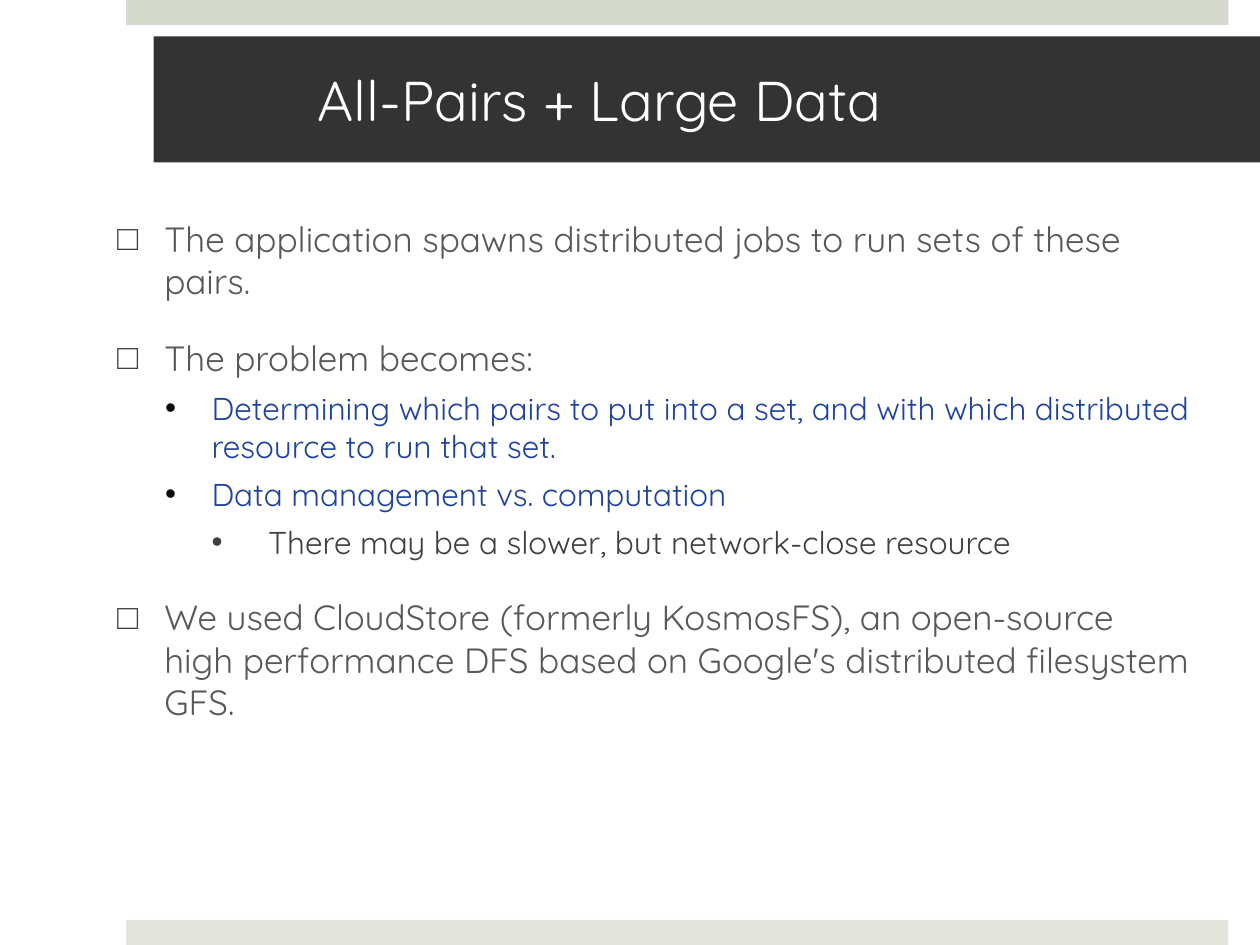
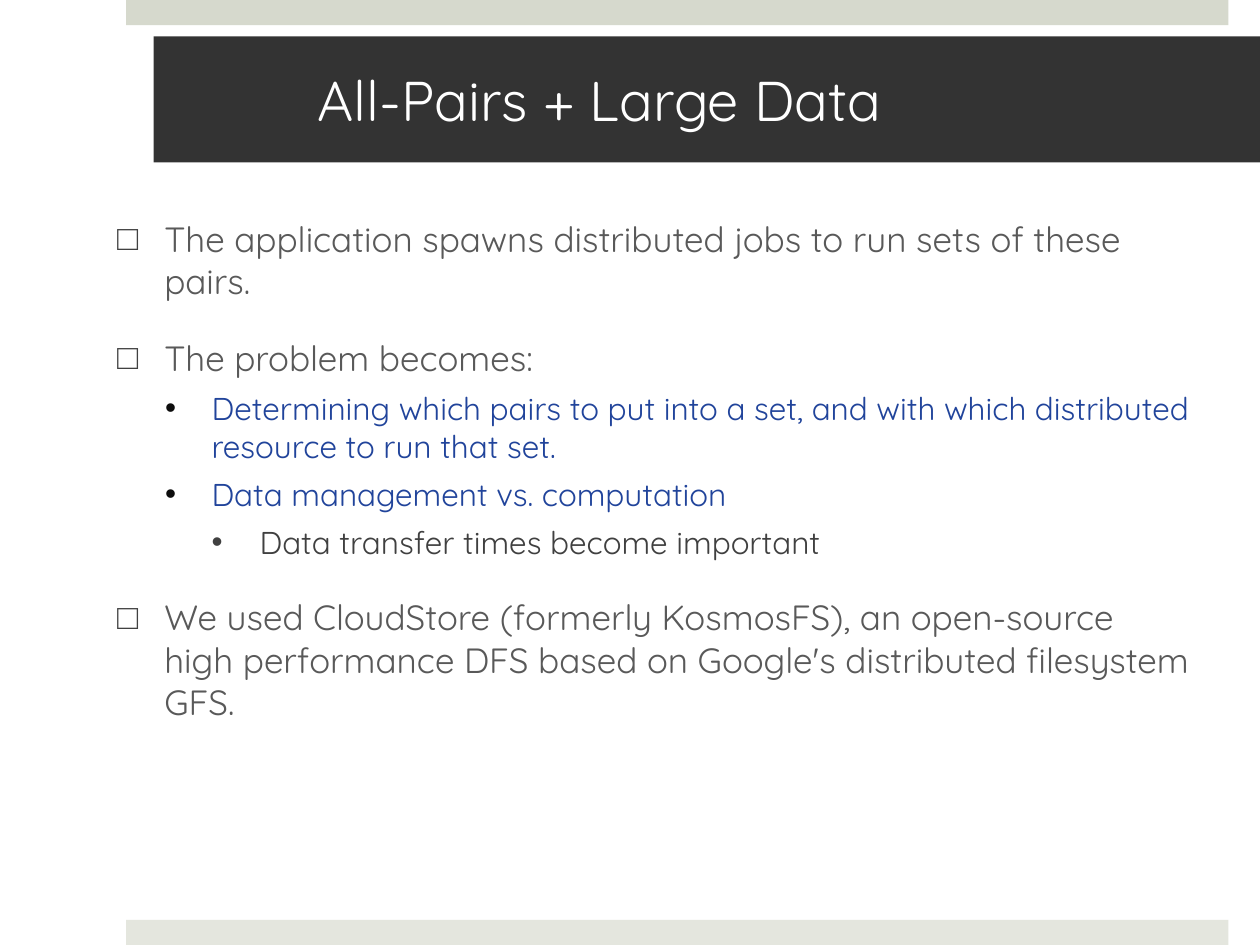
Before and after one commit to saga-project/saga-cpp-legacy-projects, a slide deck: slide 5 of papers/data_intensive/eScience09/RoyalSocietyPresentation.pptx. Drawn at 1260x945 pixels with LibreOffice and Linux fonts; fonts in the diff are those of the drawing; background and template pictures are left out. Boxes give left, top, right and bottom in pixels: in the first picture for what was removed or moved away, otherwise in the second. Text is boxed around its words. In the diff, an @@ line names an element or a change of style, - is before the commit and + after.

```diff
--- a/papers/data_intensive/eScience09/RoyalSocietyPresentation.pptx
+++ b/papers/data_intensive/eScience09/RoyalSocietyPresentation.pptx
@@ text at box(260, 531, 820, 560): text changed @@
-    • There may be a slower, but network-close resource
+    • Data transfer times become important
```
Also in this commit, not shown: 5 other slides changed.
